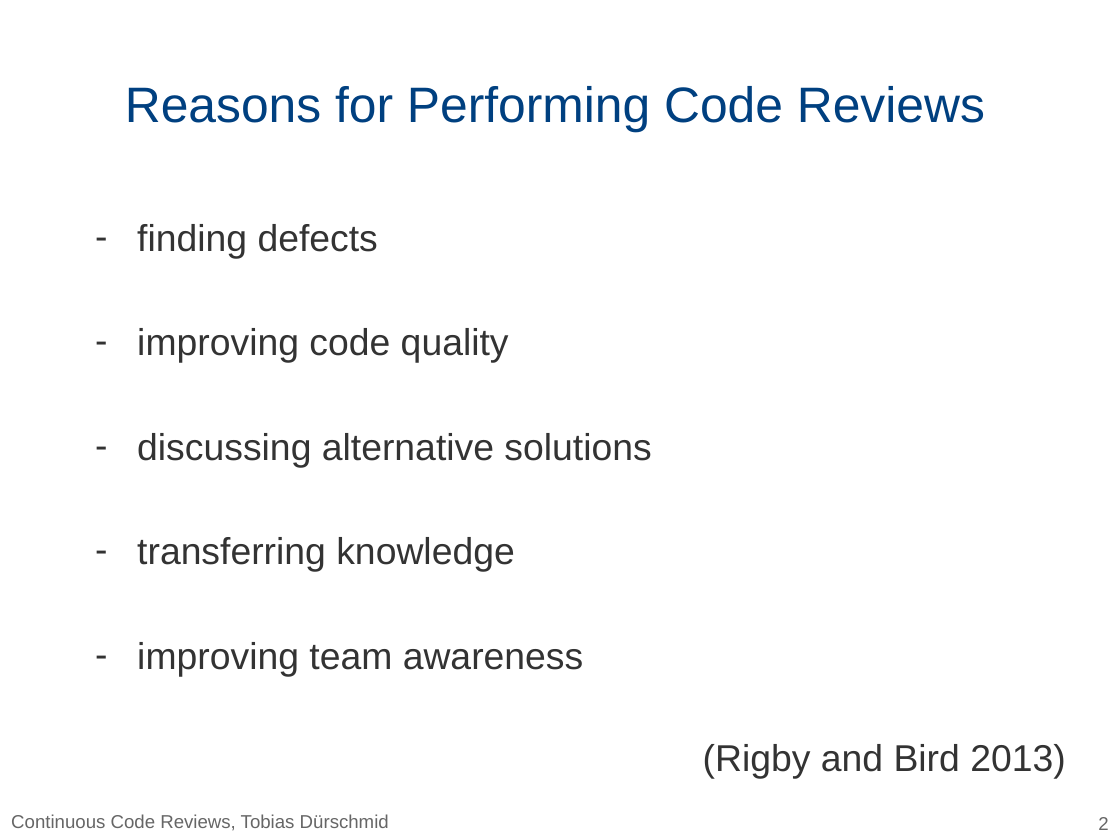
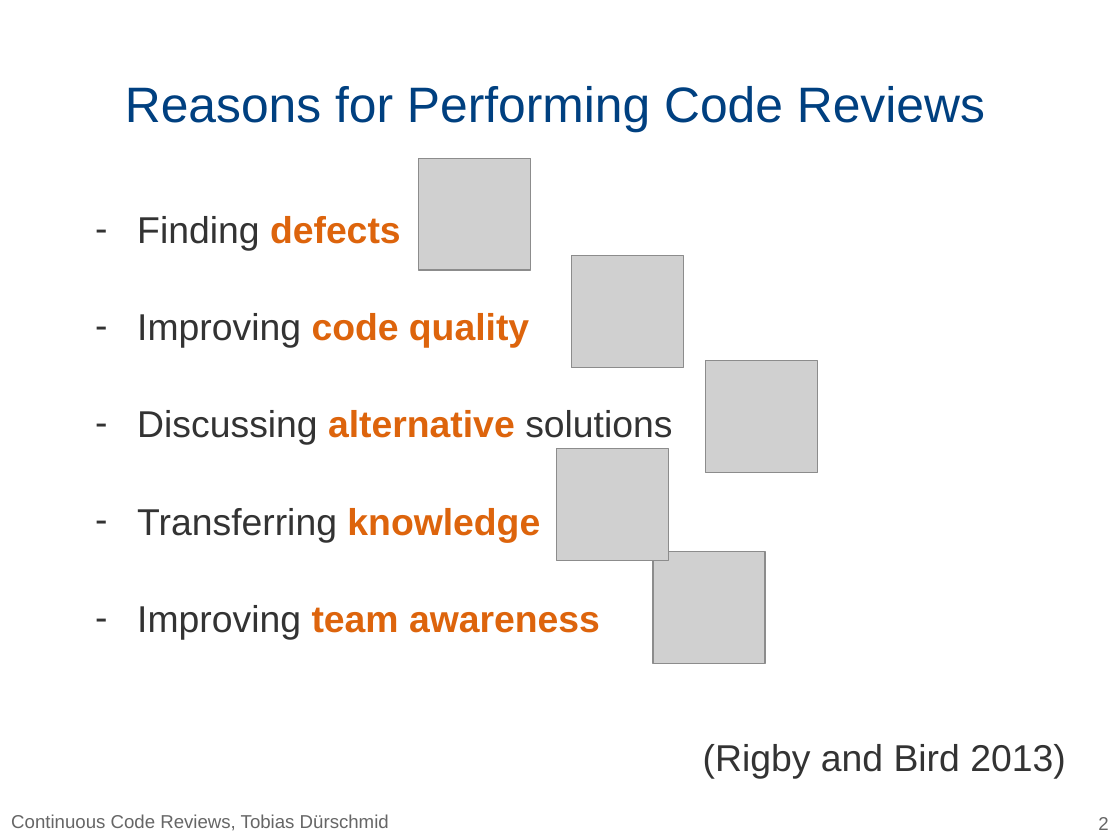
Before and after one commit to HPI-SWA-Lab/CommunityCodeReview, a slide deck: slide 2 of Programming_SRC/talk.pptx. Drawn at 1120x840 pixels with LibreOffice and Linux fonts; fonts in the diff are those of the drawing; grey boxes stand for pictures; background and template pictures are left out. Boxes give left, top, right and bottom in pixels: in the first picture for what was removed or moved away, otherwise in the second. Text is boxed around its words. In the diff, an @@ line names an element or a change of style, - is before the commit and + after.

```diff
--- a/Programming_SRC/talk.pptx
+++ b/Programming_SRC/talk.pptx
@@ picture added at box(419, 158, 531, 270) @@
@@ text at box(137, 216, 672, 639): text changed @@
-– finding defects
-– improving code quality
-– discussing alternative solutions
-– transferring knowledge
-– improving team awareness
+– Finding defects
+– Improving code quality
+– Discussing alternative solutions
+– Transferring knowledge
+– Improving team awareness
@@ picture added at box(571, 255, 683, 367) @@
@@ picture added at box(706, 361, 818, 473) @@
@@ picture added at box(557, 449, 669, 561) @@
@@ picture added at box(653, 552, 765, 664) @@
```
Also in this commit, not shown: 9 other slides changed.
